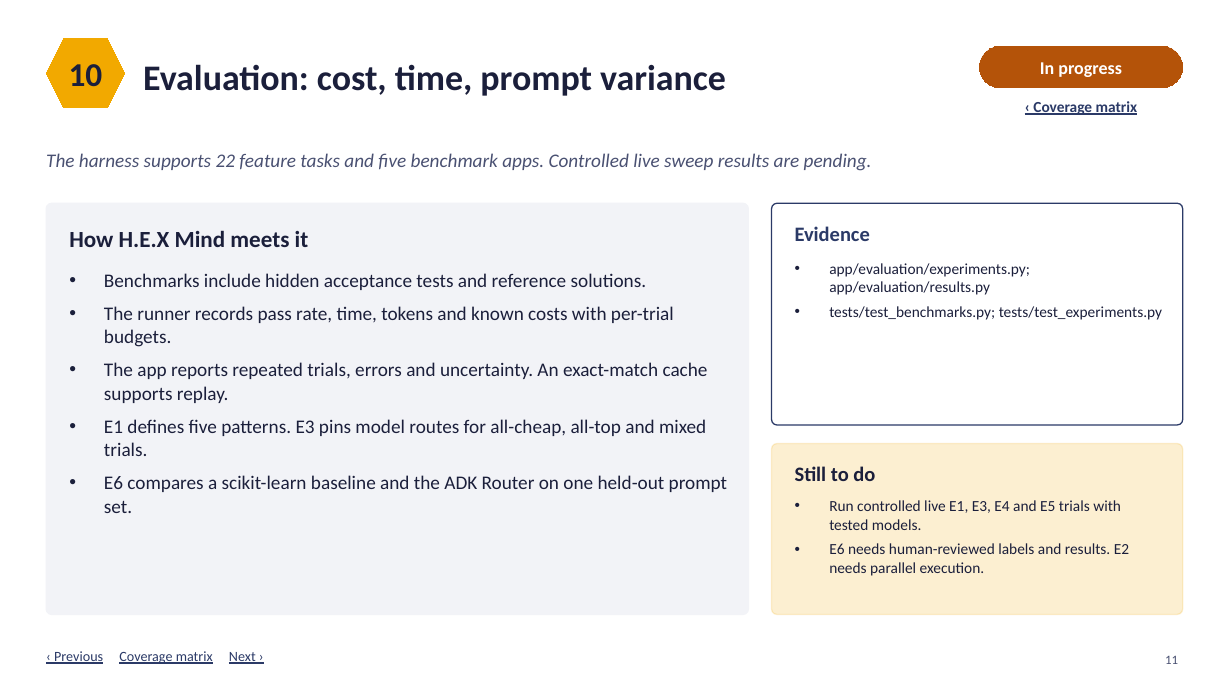
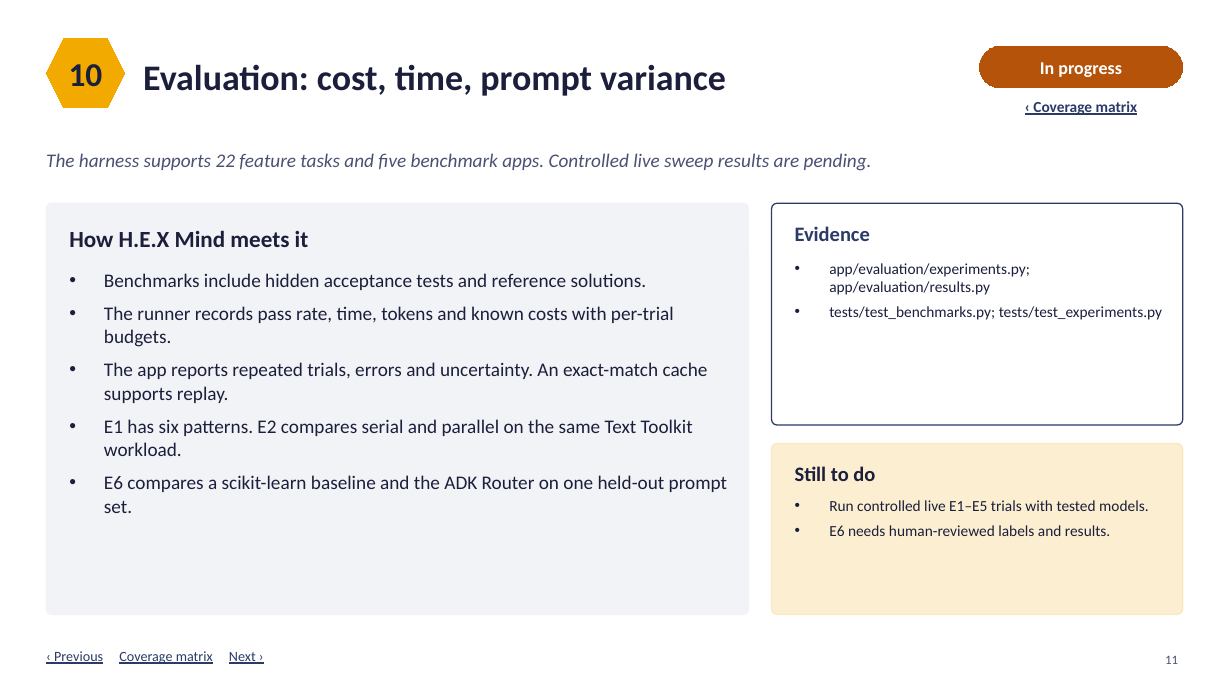
Before and after one commit to Cykikz/HEX, a slide deck: slide 11 of HEX_Mind_Requirements_Coverage_v2.pptx. Drawn at 1232x693 pixels with LibreOffice and Linux fonts; fonts in the diff are those of the drawing. Boxes give left, top, right and bottom in pixels: in the first picture for what was removed or moved away, otherwise in the second. Text is boxed around its words. In the diff, an @@ line names an element or a change of style, - is before the commit and + after.

Commit message:
Add isolated parallel execution for E1 and E2

```diff
--- a/HEX_Mind_Requirements_Coverage_v2.pptx
+++ b/HEX_Mind_Requirements_Coverage_v2.pptx
@@ text at (104,419,693,456): text changed @@
-• E1 defines five patterns. E3 pins model routes for all-cheap, all-top and mixed trials.
+• E1 has six patterns. E2 compares serial and parallel on the same Text Toolkit workload.
@@ text at (829,500,1149,536): text changed @@
-• Run controlled live E1, E3, E4 and E5 trials with tested models.
-• E6 needs human-reviewed labels and results. E2 needs parallel execution.
+• Run controlled live E1–E5 trials with tested models.
+• E6 needs human-reviewed labels and results.
```
Also in this commit, not shown: 2 other slides changed, 18 other files.
